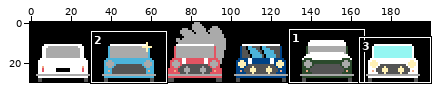
One commit to this sprite sheet: img/miner_time2.png. The picture above shows the old version from afar; the outline marks the close-up.
Close-up. First the earlier version:
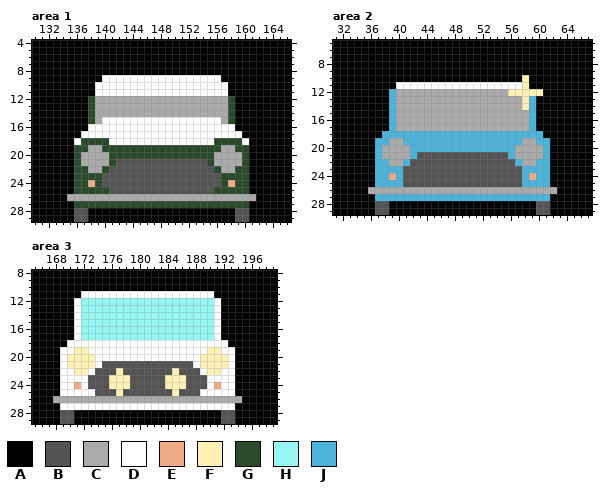
The file is 200x30 pixels. Colours within 5 levels of each other are drawn and written as one. Shown: area 1: x 130..166, y 4..29; area 2: x 31..67, y 5..29; area 3: x 165..199, y 8..29. The commit also changed other parts of the picture, which this record leaves out.
Palette (. is transparent): A #000000  B #545454  C #aaaaaa  D #ffffff  E #f1aa86  F #fff1b5  G #2b4a2c  H #95f6f2  J #4cb4db
Once edited:
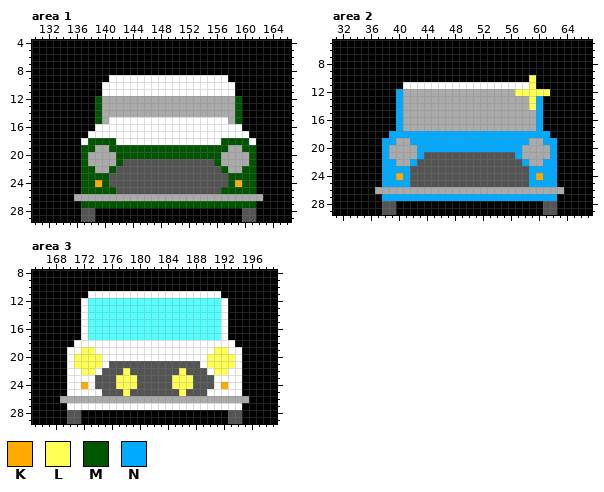
Colours new in this view: K #ffaa00  L #ffff55  M #005500  N #00aaff
Edits made:
colour H: #95f6f2 -> #55ffff
Changed rows in their new state; - is a pixel that keeps its letter.
Area 1:
first column x 135:
 9 -----A----------------D-----
10 ----A------------------D----
11 ----A------------------D----
12 ---AM------------------CM---
13 ---AM------------------CM---
14 ---AM------------------CM---
15 ---AMC----------------DCM---
16 ---A--------------------D---
17 --A----------------------D--
18 -ADMMMM--------------DMMMMD-
19 -AMM-CMMMMMMMMMMMMMMMMM-CMM-
20 -AM---CMMMMMMMMMMMMMMM---CM-
21 -AM---CM------------BM---CM-
22 -AMM-CM--------------BM-CMM-
23 -AMMMM----------------BMMMM-
24 -AMMKM----------------BMKMM-
25 -AMMMMM--------------BMMMMM-
26 A--------------------------C
27 -AMMMMMMMMMMMMMMMMMMMMMMMMM-
28 -A-B--------------------A-B-
29 -A-B--------------------A-B-
Area 2:
first column x 36:
10 ----------------------AL----
11 ----A-----------------DL----
12 ---AN---------------CLLLLL--
13 ---AN-----------------CLN---
14 ---AN-----------------CLN---
15 ---AN------------------CN---
16 ---AN------------------CN---
17 ---AN------------------CN---
18 --ANNNNNNNNNNNNNNNNNNNNNNN--
19 -ANN-CNNNNNNNNNNNNNNNNN-CNN-
20 -AN---CNNNNNNNNNNNNNNN---CN-
21 -AN---CN------------BN---CN-
22 -ANN-CN--------------BN-CNN-
23 -ANNNN----------------BNNNN-
24 -ANNKN----------------BNKNN-
25 -ANNNN----------------BNNNN-
26 A--------------------------C
27 -ANNNNNNNNNNNNNNNNNNNNNNNNN-
28 -A-B--------------------A-B-
29 -A-B--------------------A-B-
Area 3:
first column x 168:
11 ----A------------------D----
12 ---AD------------------HD---
13 ---AD------------------HD---
14 ---AD------------------HD---
15 ---AD------------------HD---
16 ---AD------------------HD---
17 ---AD------------------HD---
18 --A----------------------D--
19 -A-DLL----------------DLL-D-
20 -ADLLLL--------------DLLLLD-
21 -ADLLLLD------------BDLLLLD-
22 -A-DLLD--BL------BL--BDLL-D-
23 -A---D--BLLL----BLLL--B---D-
24 -A-DKD--BLLL----BLLL--BDK-D-
25 -A----D--BL------BL--B----D-
26 A--------------------------C
27 -A------------------------D-
28 -A-B--------------------A-B-
29 -A-B--------------------A-B-
Where, in picture pixels (left, top, right, bottom), the same in both close-ups:
changed: (67, 75, 263, 222)
changed: (368, 75, 564, 215)
changed: (53, 291, 249, 424)
